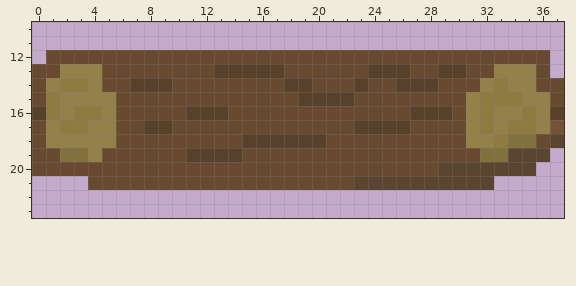
One commit to this pixel-art sprite: Assets/Images/wood.png. Above, as it was before the edit.
The file is 38x32 pixels. Colours within 5 levels of each other are drawn and written as one. Shown: x 0..37, y 10..23.
Now the later version:
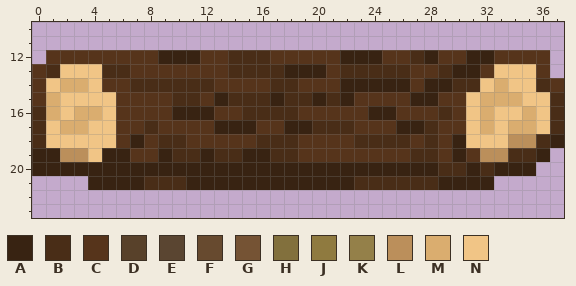
Palette (. is transparent): A #382312  B #492d17  C #56341b  D #58412a  E #5a4531  F #674a2f  G #755334  H #82703d  J #8f7a3f  K #948049  L #bb8f5b  M #daad6f  N #f1c586
Changes in this commit:
Changed rows in their new state; - is an unchanged pixel.
first column x 0:
12 -CCCCCCCCAAACCBBBCCCCCAAACCBACCAACCCC-
13 CBNNNBBCCCCCCCBBBBAAACBBBBBCCBAACNNNC-
14 CNMMNCCBBBBBBCCCCBBCCCAAAAACAABBNMNNBC
15 CMNNNNCCCCBBCABBBABBABACCCCAACCNMMMNNB
16 BMNMMNCCCCAAACCBBBBCCCCCAACCCBCNMNNMNB
17 BNMMNNCCBCCCCAAACCAABBBCCCAABCCNMNMMNB
18 BNNNNNCACBBCCCCCBBBCCCCBBBBCBCANNNLLBA
19 AALLNAACCABBABBAABBCCCCCCCCBBCACLLBBA-
20 AAAAAAAAAAAAAAAAAAAAAAAAAAAAABBABAAA--
21 ----AAAABBBAAAAAAAAAAAABBBBBBAAAA-----
Boxes around the changes in both pictures, in picture pixels (x1, y1, x2, y2):
changed: (32, 50, 564, 190)
